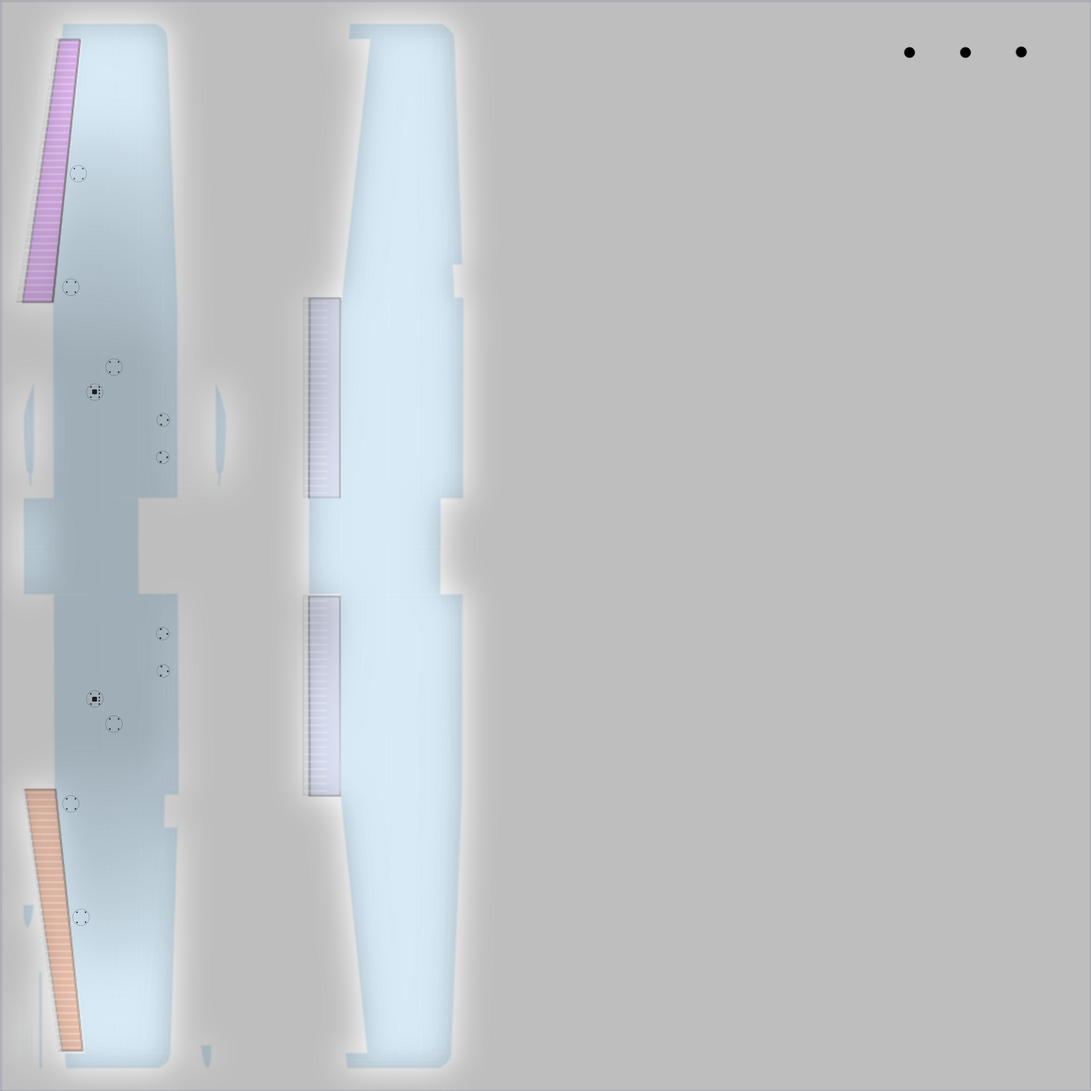
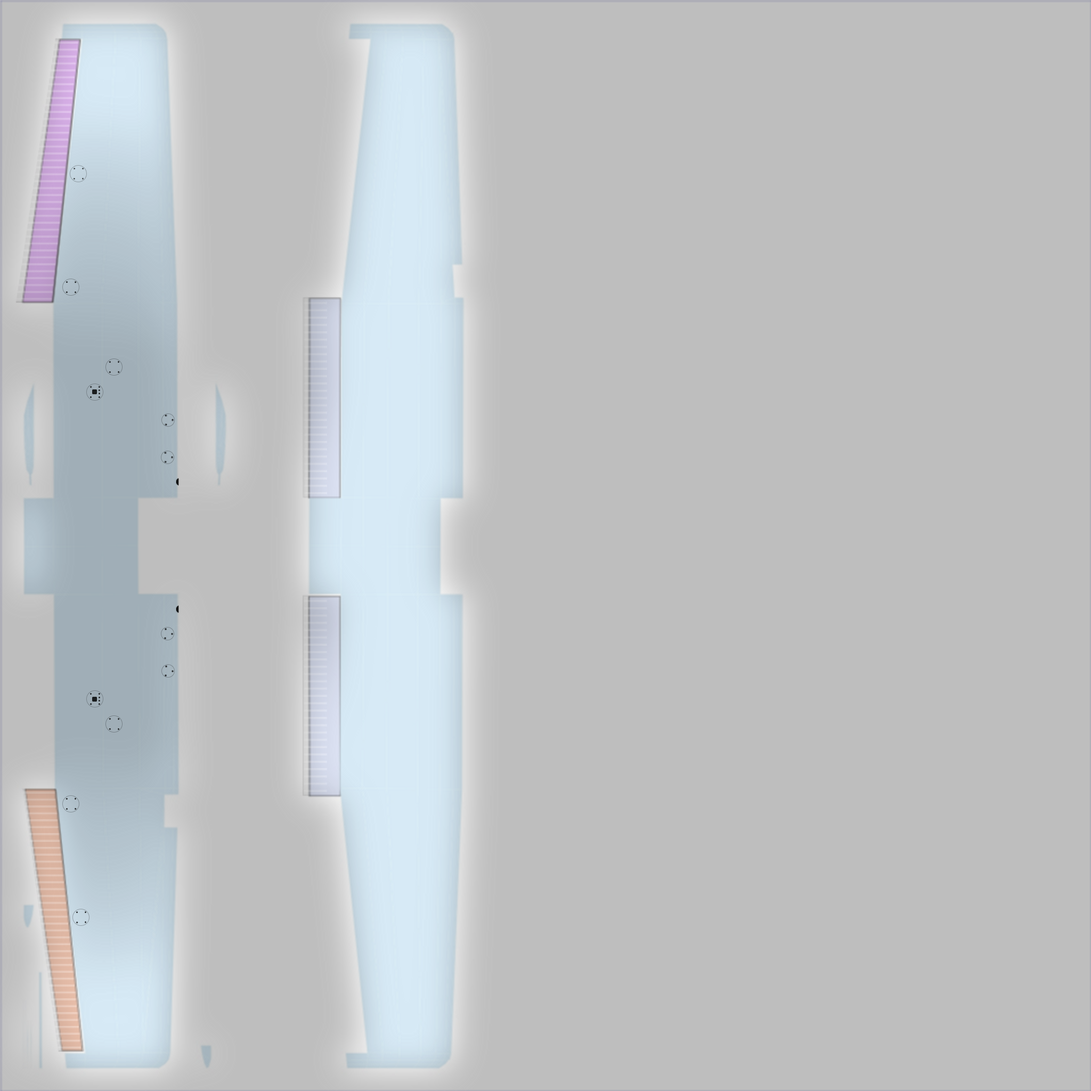
Revision of a layered 1091px x 1091px image; what changed, layer by layer:
painted on "fuel sump and bottom wing details #1" over <box>156,45,1029,678</box>
